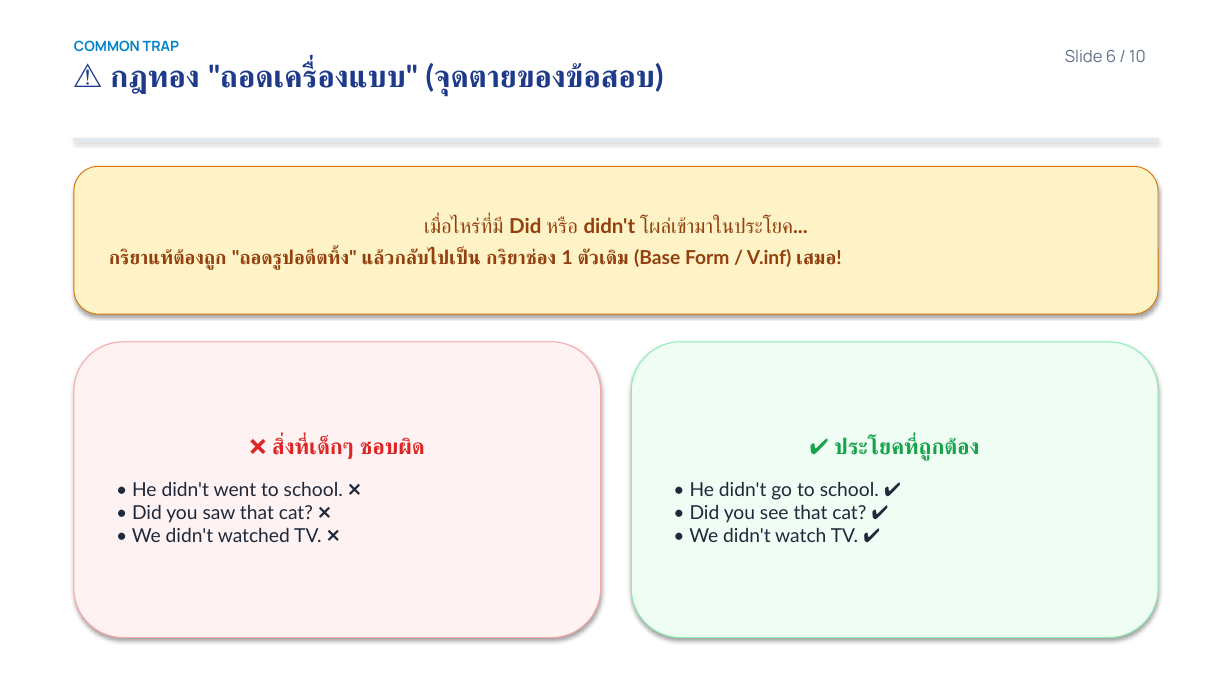
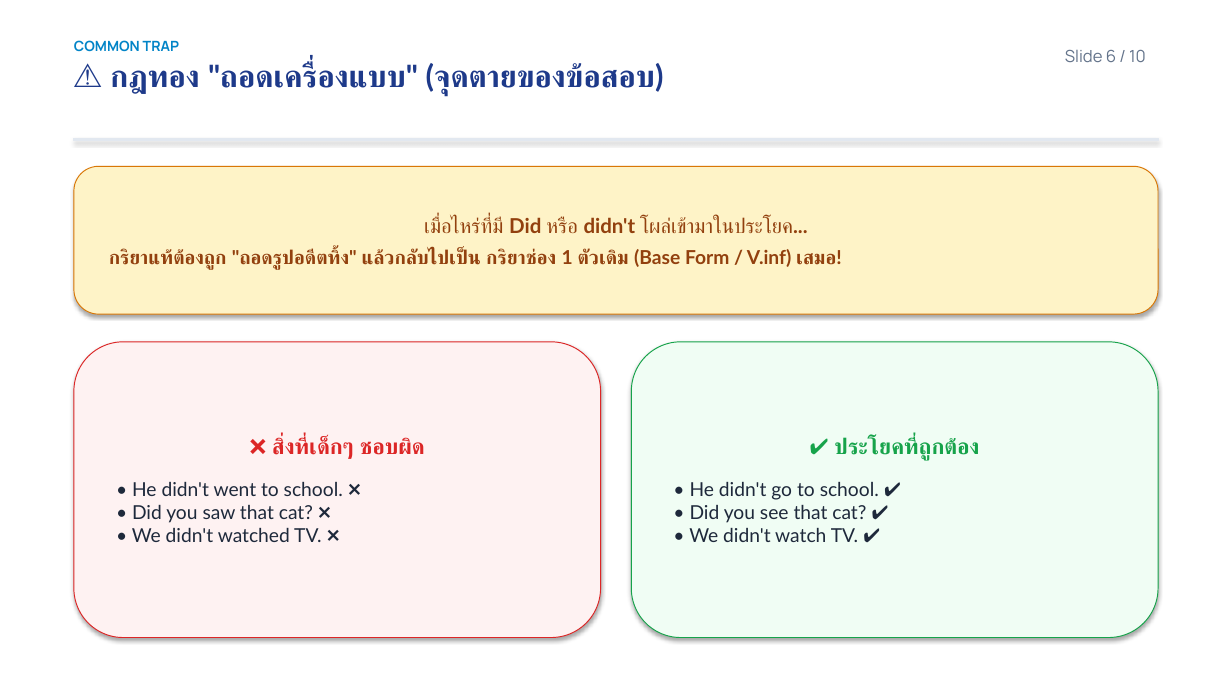
Before and after one commit to goragodyen-hub/PretestFinal, a slide deck: slide 6 of Past_Simple_Tense_Presentation.pptx. Drawn at 1232x693 pixels with LibreOffice and Linux fonts; fonts in the diff are those of the drawing. Boxes give left, top, right and bottom in pixels: in the first picture for what was removed or moved away, otherwise in the second. Text is boxed around its words. In the diff, an @@ line names an element or a change of style, - is before the commit and + after.

```diff
--- a/Past_Simple_Tense_Presentation.pptx
+++ b/Past_Simple_Tense_Presentation.pptx
@@ rectangle added at (x1=0, y1=0, x2=1232, y2=693), fill #FFFFFF @@
@@ rounded rectangle "❌ สิ่งที่เด็กๆ ชอบผิด" at (x1=74, y1=342, x2=601, y2=638): outline #FCA5A5 0.75 pt to #DC2626 0.75 pt @@
@@ rounded rectangle "✔️ ประโยคที่ถูกต้อง" at (x1=631, y1=342, x2=1158, y2=638): outline #86EFAC 0.75 pt to #16A34A 0.75 pt @@
```
Also in this commit, not shown: 7 other slides changed, 8 other files.
